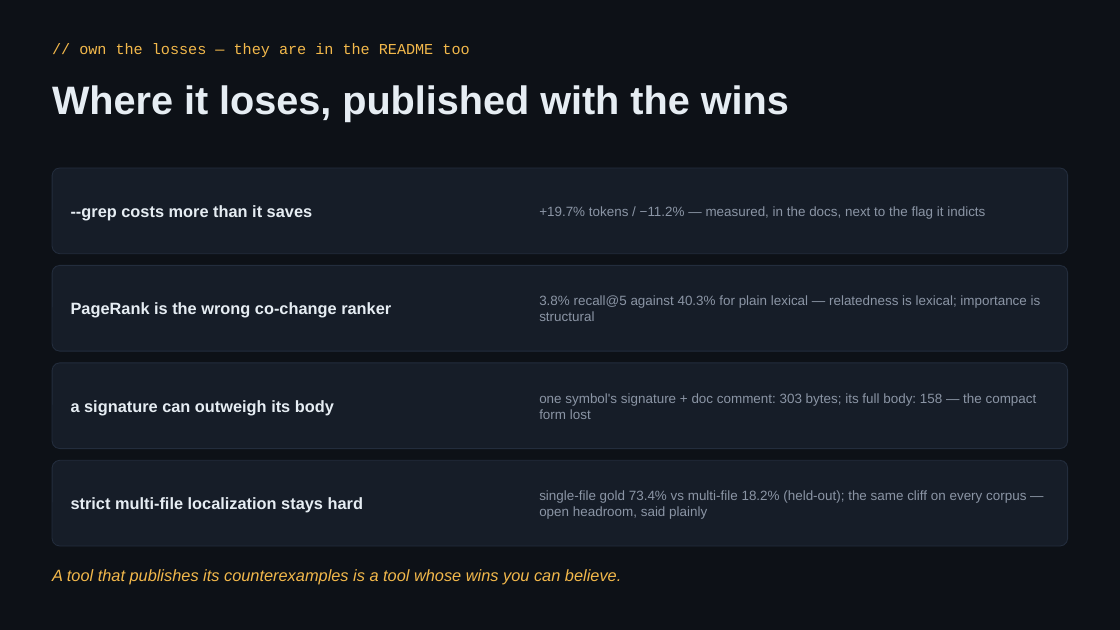
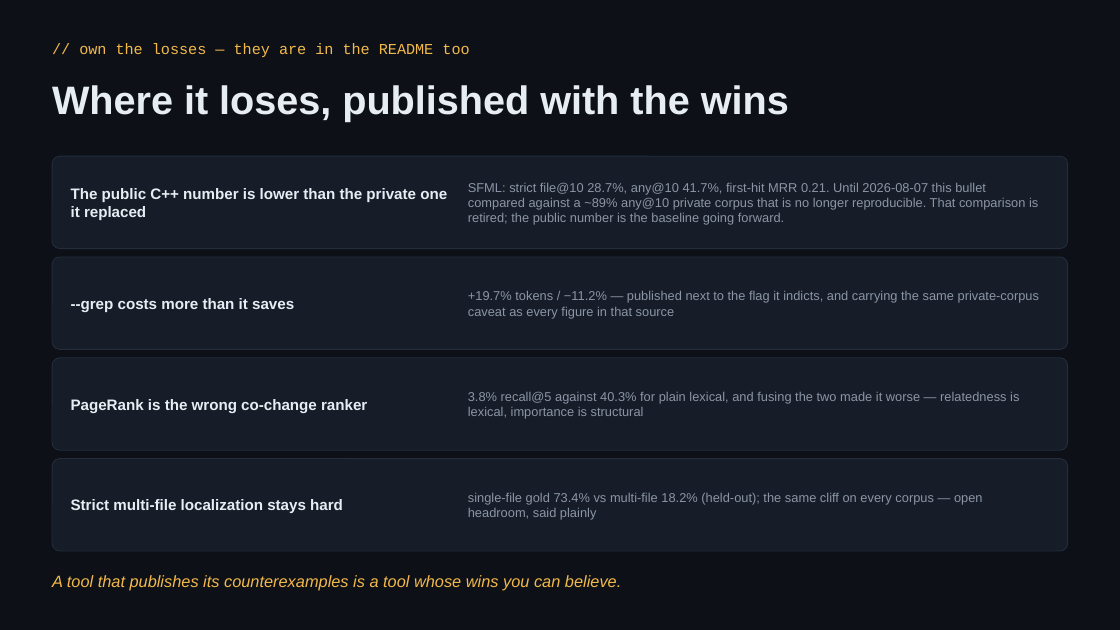
Before and after one commit to redhat-et/ripwire, a slide deck: slide 17 of present/ripwire-showcase.pptx (slide 15 before the commit). Drawn at 1120x630 pixels with LibreOffice and Linux fonts; fonts in the diff are those of the drawing. Boxes give left, top, right and bottom in pixels: in the first picture for what was removed or moved away, otherwise in the second. Text is boxed around its words. In the diff, an @@ line names an element or a change of style, - is before the commit and + after.

```diff
--- a/present/ripwire-showcase.pptx
+++ b/present/ripwire-showcase.pptx
@@ proportions changed in 4 elements at (x1=52, y1=459, x2=1068, y2=551), (x1=52, y1=358, x2=1068, y2=450), (x1=52, y1=257, x2=1068, y2=350), (x1=52, y1=156, x2=1068, y2=249) @@
@@ rounded rectangle resized from (x1=52, y1=168, x2=1068, y2=254) to (x1=52, y1=156, x2=1068, y2=249) @@
@@ text added at (x1=71, y1=188, x2=447, y2=220), 13 pt, text #E6EDF3, bold @@
+The public C++ number is lower than the private one it replaced
@@ text at (x1=468, y1=183, x2=1038, y2=225): text changed; size 11.5 to 11 pt @@
-+19.7% tokens / −11.2% — measured, in the docs, next to the flag it indicts
+SFML: strict file@10 28.7%, any@10 41.7%, first-hit MRR 0.21. Until 2026-08-07 this bullet compared against a ~89% any@10 private corpus that is no longer reproducible. That comparison is retired; the public number is the baseline going forward.
@@ rounded rectangle resized from (x1=52, y1=266, x2=1068, y2=351) to (x1=52, y1=257, x2=1068, y2=350) @@
@@ text "--grep costs more than it ..." moved from (x1=71, y1=205, x2=312, y2=221) to (x1=71, y1=298, x2=294, y2=312) @@
@@ text "--grep costs more than it ..." at (x1=71, y1=298, x2=294, y2=312): size 14 to 13 pt @@
@@ text added at (x1=468, y1=291, x2=1039, y2=318), 11 pt, text #8B95A5 @@
++19.7% tokens / −11.2% — published next to the flag it indicts, and carrying the same private-corpus caveat as every figure in that source
@@ rounded rectangle resized from (x1=52, y1=363, x2=1068, y2=449) to (x1=52, y1=358, x2=1068, y2=450) @@
@@ text "PageRank is the wrong co-change ..." at (x1=71, y1=399, x2=367, y2=413): size 14 to 13 pt @@
@@ text "PageRank is the wrong co-change ..." moved from (x1=71, y1=302, x2=391, y2=318) to (x1=71, y1=399, x2=367, y2=413) @@
@@ text removed at (x1=71, y1=400, x2=334, y2=415) @@
-a signature can outweigh its body
@@ text at (x1=468, y1=392, x2=1019, y2=419): text changed; size 11.5 to 11 pt @@
-3.8% recall@5 against 40.3% for plain lexical — relatedness is lexical; importance is structural
+3.8% recall@5 against 40.3% for plain lexical, and fusing the two made it worse — relatedness is lexical, importance is structural
@@ text removed at (x1=539, y1=393, x2=1037, y2=419) @@
-one symbol's signature + doc comment: 303 bytes; its full body: 158 — the compact form lost
@@ rounded rectangle resized from (x1=52, y1=460, x2=1068, y2=546) to (x1=52, y1=459, x2=1068, y2=551) @@
@@ text "single-file gold 73.4% vs multi-file ..." moved from (x1=539, y1=490, x2=1026, y2=519) to (x1=468, y1=493, x2=983, y2=520) @@
@@ text "single-file gold 73.4% vs multi-file ..." at (x1=468, y1=493, x2=983, y2=520): size 11.5 to 11 pt @@
@@ text at (x1=71, y1=499, x2=343, y2=513): text changed; size 14 to 13 pt @@
-strict multi-file localization stays hard
+Strict multi-file localization stays hard
@@ text "A tool that publishes its ..." moved from (x1=52, y1=569, x2=621, y2=585) to (x1=52, y1=575, x2=621, y2=591) @@
```
Also in this commit, not shown: 15 other slides changed, 7 slides added, 2 slides removed, 1 other file.
